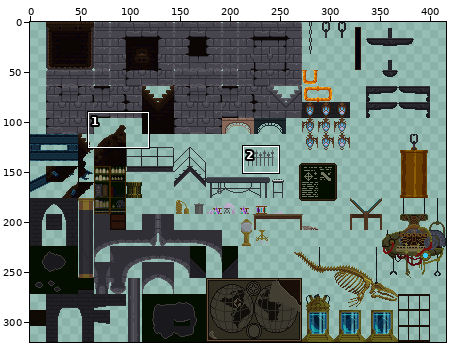
Edited in one commit: sprite sheet (Assets/Sprites/TileSets/Lab/Lab.png). The picture above shows the old version from afar; the outline marks the close-up.
Close-up. Before the commit:
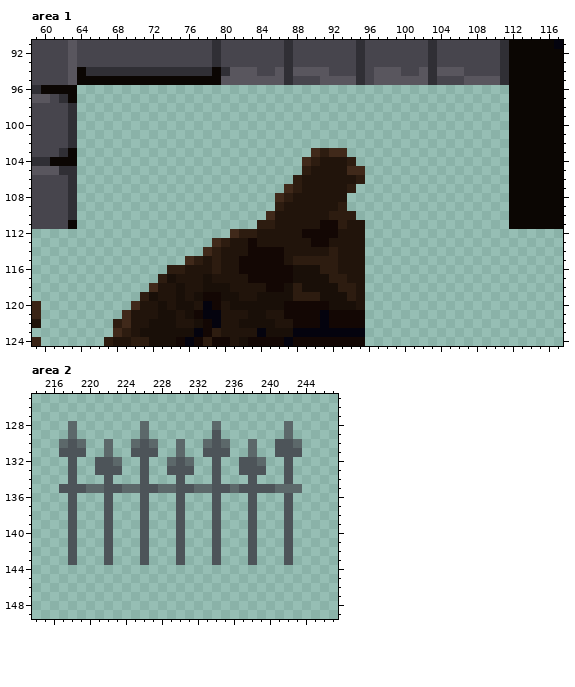
The file is 416x320 pixels. Colours within 5 levels of each other are drawn and written as one. Shown: area 1: x 59..117, y 91..124; area 2: x 214..247, y 125..149. The commit also changed other parts of the picture, which this record leaves out.
Now the later version:
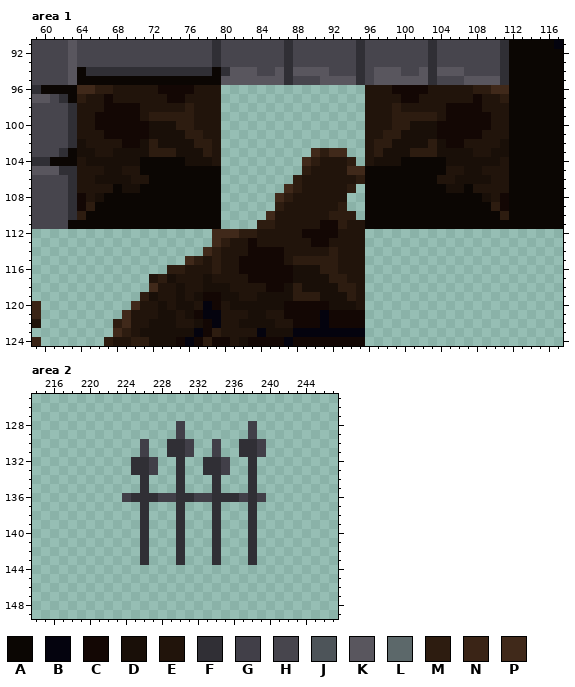
Palette (. is transparent): A #0b0603  B #04030e  C #130704  D #190f08  E #21140b  F #302f35  G #413f48  H #47454d  J #4d5459  K #59565e  L #5c686a  M #2d1c10  N #3a2416  P #40291a
The exact change:
--- area 1
@@ x 59..117 @@
  95 HHHHKAAAAAAAAAAAAAAAAKKKKKKKFHHHKKKKFHKKKKKKFHHHKKKKFAAAAAA
- 96 FAAAA................................................AAAAAA
- 97 KKHFA................................................AAAAAA
- 98 HHHHF................................................AAAAAA
- 99 HHHHF................................................AAAAAA
-100 HHHHF................................................AAAAAA
-101 HHHHF................................................AAAAAA
-102 HHHHF................................................AAAAAA
-103 HHHFA..........................PMPP..................AAAAAA
-104 FFAAA.........................PMEEEM.................AAAAAA
-105 KKKFF.........................MEEEEPP................AAAAAA
-106 HHHHF........................MEEEEEEM................AAAAAA
-107 HHHHF.......................PMEEEEEM.................AAAAAA
-108 HHHHF......................PMEEEEEE..................AAAAAA
-109 HHHHF......................MEEEEEEM..................AAAAAA
-110 HHHHF.....................PEEEEEEMMM.................AAAAAA
-111 HHHHA....................MMEEEEECCMEE................AAAAAA
-112 ......................PMMEEEEECCCCEEE......................
+ 96 FAAAAPPMMEEEEECCCCEEE................EEECCCCEEEEEMMPPAAAAAA
+ 97 KKHFAMEECEEEEEECCEEEE................EEEECCEEEEEECEEMAAAAAA
+ 98 HHHHFEEECCCCEEEEEMEEE................EEEMEEEEECCCCEEEAAAAAA
+ 99 HHHHFEECCCCCEMMMMMEEE................EEEMMMMMECCCCCEEAAAAAA
+100 HHHHFEECCCCCCDDDMMEEE................EEEMMDDDCCCCCCEEAAAAAA
+101 HHHHFEEECCCCCDDDDMMEE................EEMMDDDDCCCCCEEEAAAAAA
+102 HHHHFDEEEECCDMDDDDMME................EMMDDDDMDCCEEEEDAAAAAA
+103 HHHFADDEEDDDDMMMDDDME..........PMPP..EMDDDMMMDDDDEEDDAAAAAA
+104 FFAAAEDDDDDDAAAAADDDE.........PMEEEM.EDDDAAAAADDDDDDEAAAAAA
+105 KKKFFEEEDDEEAAAAAAAAA.........MEEEEPPAAAAAAAAAEEDDEEEAAAAAA
+106 HHHHFEEDDDDEEAAAAAAAA........MEEEEEEMAAAAAAAAEEDDDDEEAAAAAA
+107 HHHHFEEEEADDAAAAAAAAA.......PMEEEEEM.AAAAAAAAADDAEEEEAAAAAA
+108 HHHHFCEDAAAAAAAAAAAAA......PMEEEEEE..AAAAAAAAAAAAADECAAAAAA
+109 HHHHFCMAAAAAAAAAAAAAA......MEEEEEEM..AAAAAAAAAAAAAAMCAAAAAA
+110 HHHHFMAAAAAAAAAAAAAAA.....PEEEEEEMMM.AAAAAAAAAAAAAAAMAAAAAA
+111 HHHHAAAAAAAAAAAAAAAAA....MMEEEEECCMEEAAAAAAAAAAAAAAAAAAAAAA
+112 ....................PPPMMEEEEECCCCEEE......................
 113 ....................PMEECEEEEEECCEEEE......................
@@ x 70..74 @@
 116 ....M
-117 ...MD
+117 ..EMD
 118 ..PEE
--- area 2
@@ x 214..247 @@
 127 ..................................
-128 ....L.......L.......L.......L.....
-129 ....L.......L.......J.......L.....
-130 ...LJL..L..LJL..L..LJL..L..JJL....
-131 ...JJJ..L..JJJ..L..JJJ..L..JJJ....
-132 ....J..JJL..J..LJL..J..JJL..J.....
-133 ....J..JJJ..J..JJJ..J..JJJ..J.....
-134 ....J...J...J...J...J...J...J.....
-135 ...JJJLLJJLLJJLLJJLLJJLJJJJLLL....
-136 ....J...J...J...J...J...J...J.....
-137 ....J...J...J...J...J...J...J.....
-138 ....J...J...J...J...J...J...J.....
-139 ....J...J...J...J...J...J...J.....
-140 ....J...J...J...J...J...J...J.....
-141 ....J...J...J...J...J...J...J.....
-142 ....J...J...J...J...J...J...J.....
-143 ....J...J...J...J...J...J...J.....
+128 ................G.......G.........
+129 ................G.......G.........
+130 ............G..FFG..G..FFG........
+131 ............G..FFG..G..FFG........
+132 ...........FFG..F..FFG..F.........
+133 ...........FFG..F..FFG..F.........
+134 ............F...F...F...F.........
+135 ............F...F...F...F.........
+136 ..........GFFFGGFFGGFFFGFG........
+137 ............F...F...F...F.........
+138 ............F...F...F...F.........
+139 ............F...F...F...F.........
+140 ............F...F...F...F.........
+141 ............F...F...F...F.........
+142 ............F...F...F...F.........
+143 ............F...F...F...F.........
 144 ..................................
Where, in picture pixels (left, top, right, bottom), the same in both close-ups:
added: (77, 85, 230, 238)
added: (365, 85, 509, 229)
added: (149, 274, 158, 283)
changed: (59, 421, 302, 565)
